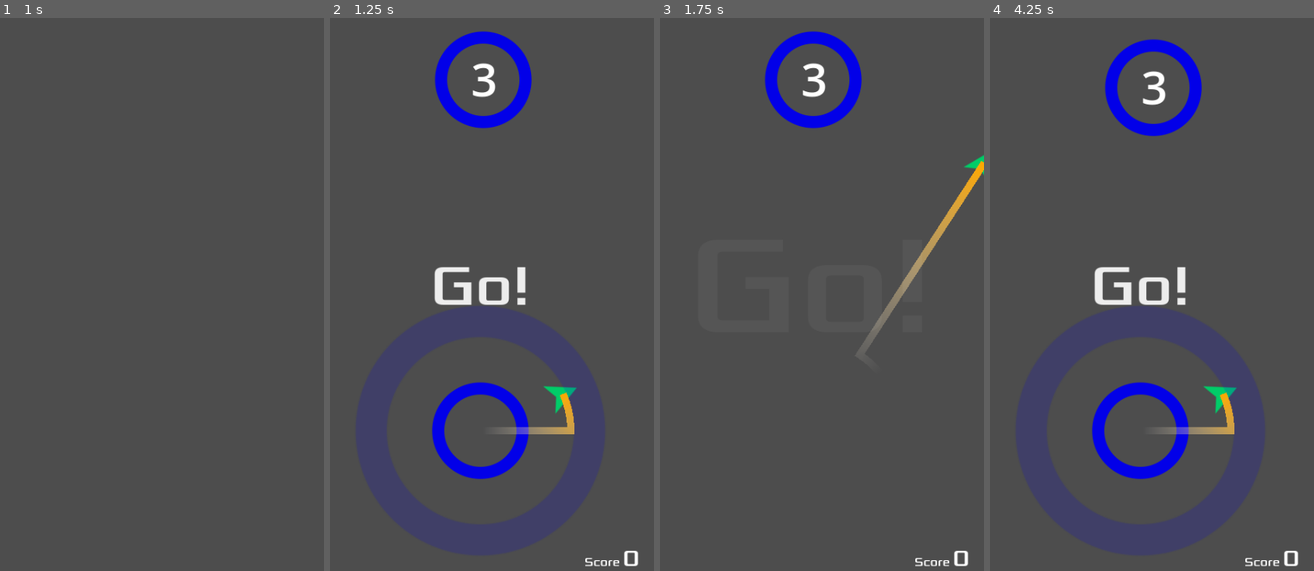
Above: before the commit, frames 1-4 (left to right).
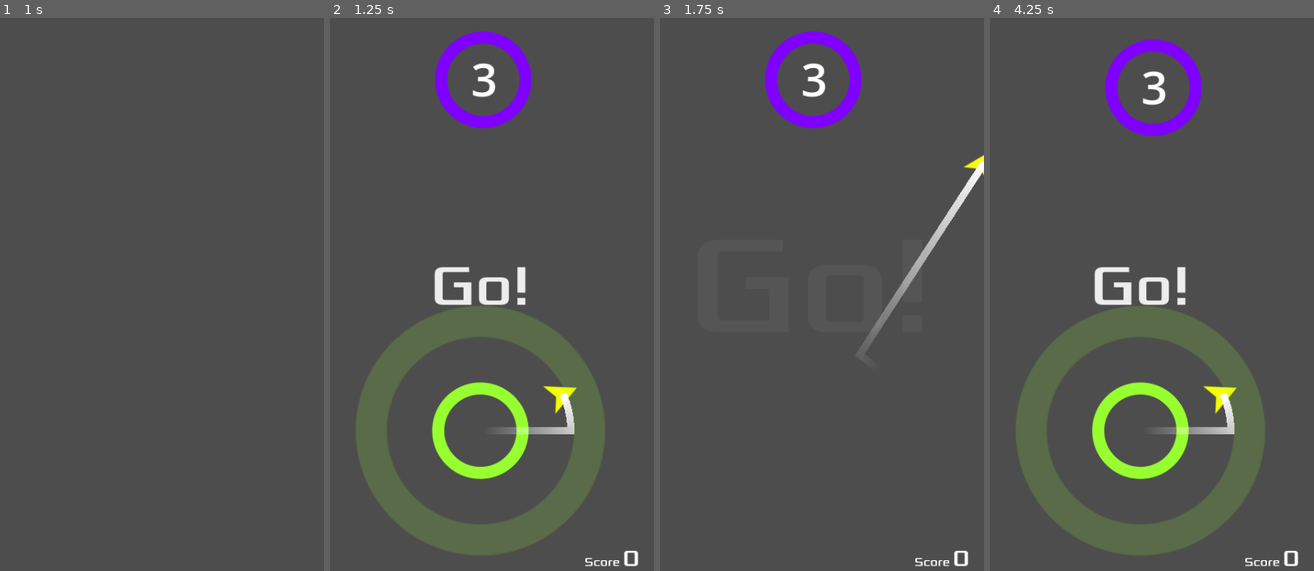
Above: after the commit, the same moments.

Repository: jrenato/circle_jump
Game: Godot game, scene res://Main/main.tscn
The game is run twice, just before and just after one commit, with the same random seed, the same clock (stepped at 60 frames per second) and the same inputs. Sound files missing from this copy of the repository are replaced by a short silence.
Inputs (mouse positions are in pixels of both pictures, inside the frame that each line leads up to):
- Up to frame 1 (1 s): click (87, 250) at 0.5 s
- Up to frame 2 (1.25 s): no input
- Up to frame 3 (1.75 s): move the mouse to (886, 255) at 1.27 s; click (886, 255) at 1.42 s
- Up to frame 4 (4.25 s): move the mouse to (1071, 316) at 2.02 s; click (1071, 316) at 2.17 s; move the mouse to (1174, 150) at 2.77 s; click (1174, 150) at 2.92 s; click (1203, 250) at 3.5 s

Frame 1 is identical in both runs. In frame 2, 16% of the frame differs, in the area x 7-85%, y 2-98%; in frame 3, 2.7%; in frame 4, 16%, in the area x 7-85%, y 3-98%.

Commit message:
Added support for themes

Diff:
--- a/Autoload/settings.gd
+++ b/Autoload/settings.gd
@@ -1,3 +1,11 @@
 extends Node
 
+var color_schemes: Dictionary = {
+	"NEON1": preload("res://Resources/Themes/neon1.tres"),
+	"NEON2": preload("res://Resources/Themes/neon2.tres"),
+	"NEON3": preload("res://Resources/Themes/neon3.tres")
+}
+
 var circles_per_level: int = 5
+
+var theme: ColorScheme = color_schemes["NEON2"]
--- a/Circle/circle.gd
+++ b/Circle/circle.gd
@@ -47,6 +47,10 @@
 	sprite_effect.visible = false
 	radius = 100
 
+	sprite.material = sprite.material.duplicate()
+	sprite_effect.material = sprite.material
+	orbit_progress_bar.tint_progress = Settings.theme["circle_fill"]
+
 	rotation_speed *= pow(-1, randi() % 2)
 
 
@@ -67,15 +71,21 @@
 
 
 func update_mode() -> void:
+	var color: Color
+
 	match mode:
 		MODE.STATIC:
 			orbits_label.hide()
 			orbit_progress_bar.hide()
+			color = Settings.theme["circle_static"]
 		MODE.LIMITED:
 			orbits_left = max_orbits
 			orbits_label.text = str(orbits_left)
 			orbits_label.show()
 			orbit_progress_bar.hide()
+			color = Settings.theme["circle_limited"]
+	sprite.material.set_shader_parameter("color", color)
+	sprite_effect.material.set_shader_parameter("color", color)
 
 
 func check_orbits() -> void:
--- a/Jumper/jumper.gd
+++ b/Jumper/jumper.gd
@@ -9,10 +9,12 @@
 var trail_length: int = 25
 
 @onready var trail = %Points
+@onready var sprite: Sprite2D = %Sprite2D
 
 
 func _ready() -> void:
-	pass
+	sprite.material.set_shader_parameter("color", Settings.theme["player_body"])
+	trail.gradient.set_color(1, Settings.theme["player_trail"])
 
 
 func _process(delta) -> void:
--- a/Jumper/jumper.tscn
+++ b/Jumper/jumper.tscn
@@ -18,6 +18,7 @@
 polygon = PackedVector2Array(-20, -20, 21, 0, -21, 21)
 
 [node name="Sprite2D" type="Sprite2D" parent="."]
+unique_name_in_owner = true
 material = SubResource("ShaderMaterial_ypoxg")
 rotation = 1.5708
 texture = ExtResource("1_e32ii")
--- /dev/null
+++ b/Resources/Themes/neon1.tres
@@ -0,0 +1,12 @@
+[gd_resource type="Resource" script_class="ColorScheme" load_steps=2 format=3 uid="uid://dxcl2s2mk5iwu"]
+
+[ext_resource type="Script" path="res://Resources/color_scheme.gd" id="1_mumxx"]
+
+[resource]
+script = ExtResource("1_mumxx")
+background = Color(0, 0, 0, 1)
+player_body = Color(0.796078, 1, 0, 1)
+player_trail = Color(0.8, 0, 1, 1)
+circle_fill = Color(1, 0, 0.431373, 1)
+circle_static = Color(0, 1, 0.4, 1)
+circle_limited = Color(0.8, 0, 1, 1)
--- /dev/null
+++ b/Resources/Themes/neon2.tres
@@ -0,0 +1,12 @@
+[gd_resource type="Resource" script_class="ColorScheme" load_steps=2 format=3 uid="uid://oeyi1ua41367"]
+
+[ext_resource type="Script" path="res://Resources/color_scheme.gd" id="1_d6604"]
+
+[resource]
+script = ExtResource("1_d6604")
+background = Color(0, 0, 0, 1)
+player_body = Color(0.964706, 1, 0, 1)
+player_trail = Color(1, 1, 1, 1)
+circle_fill = Color(1, 0, 0.431373, 1)
+circle_static = Color(0.592157, 1, 0.188235, 1)
+circle_limited = Color(0.498039, 0, 1, 1)
--- /dev/null
+++ b/Resources/Themes/neon3.tres
@@ -0,0 +1,12 @@
+[gd_resource type="Resource" script_class="ColorScheme" load_steps=2 format=3 uid="uid://0a1pfujga5qi"]
+
+[ext_resource type="Script" path="res://Resources/color_scheme.gd" id="1_4t0d1"]
+
+[resource]
+script = ExtResource("1_4t0d1")
+background = Color(0, 0, 0, 1)
+player_body = Color(1, 0, 0.733333, 1)
+player_trail = Color(1, 0.580392, 0, 1)
+circle_fill = Color(1, 0.580392, 0, 1)
+circle_static = Color(0.666667, 1, 0, 1)
+circle_limited = Color(0.8, 0, 1, 1)
--- /dev/null
+++ b/Resources/color_scheme.gd
@@ -0,0 +1,8 @@
+class_name ColorScheme extends Resource
+
+@export var background: Color
+@export var player_body: Color
+@export var player_trail: Color
+@export var circle_fill: Color
+@export var circle_static: Color
+@export var circle_limited: Color
--- a/project.godot
+++ b/project.godot
@@ -19,6 +19,7 @@
 [autoload]
 
 AudioManager="*res://Main/audio_manager.tscn"
+Settings="*res://Autoload/settings.gd"
 
 [debug]
 
